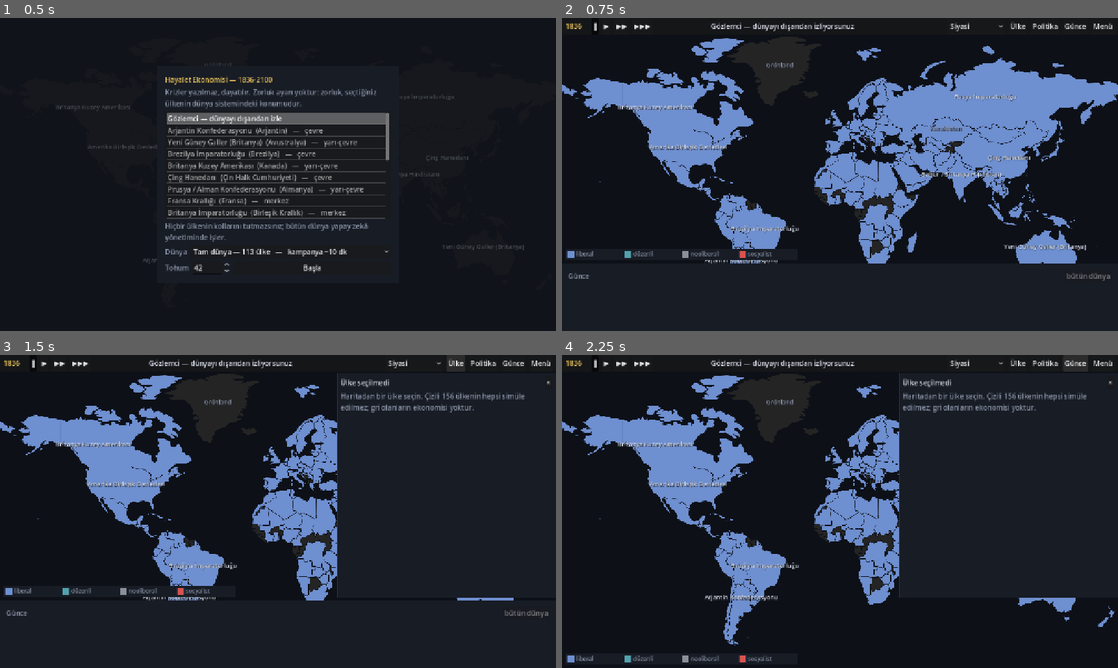
Above: before the commit, frames 1-4 (two rows, left to right).
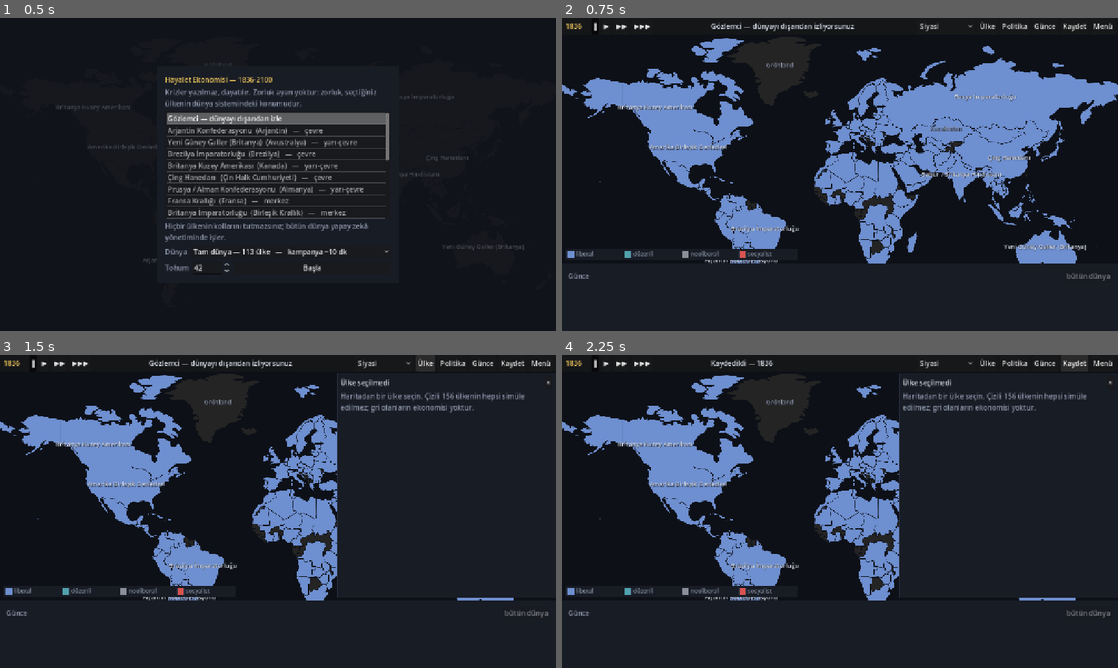
Above: after the commit, the same moments.

Repository: armand8607/hayalet-ekonomisi
Game: Godot game, scene res://scenes/Main.tscn
Two runs of this game, one before a commit and one after it. Both use one fixed random seed, a clock stepped at 60 frames per second and the inputs below.
Inputs (mouse positions are in pixels of both pictures, inside the frame that each line leads up to):
- Up to frame 1 (0.5 s): no input
- Up to frame 2 (0.75 s): click "Başla" at 0.5 s
- Up to frame 3 (1.5 s): click "Ülke" at 1.25 s
- Up to frame 4 (2.25 s): click (1073, 364) at 2 s, where only the run after the commit has a clickable "Kaydet"

Frame 1 is identical in both runs. In frame 2, 0.3% of the frame differs, in the area x 64-95%, y 1-5%; in frame 3, 0.3%; in frame 4, 2.2%, in the area x 0-100%, y 1-99%.

Commit message:
B7d: save and load, checked by looking at the future
The last item on B7a's own list of gaps. A campaign is 264 years and runs
about ten minutes at full roster on a desktop; a session should not have to
finish in one sitting.

The world is rebuilt the ordinary way -- `Harita.dunya_kur()` with the codes
and seed from the save -- and the state is then written over it. Reconstructing
the object graph by hand (113 countries by crisis core by four layers by two
RNGs) would be long and brittle: one forgotten field and loading quietly
produces a different world rather than an error. Fields are walked with
`get_property_list()` for the same reason -- a hand-written list goes stale the
moment the engine gains a field, and the failure is invisible.

RNG state is saved, and the gate checks it by looking past the load. "The
world matches after loading" is not enough on its own: with the RNG state
dropped it still matches at that instant, because an RNG only speaks on the
next tick. So the gate drives both worlds ten more years after loading and
requires them to stay field-for-field identical. A single unsaved MT19937 word
would show up there.

The format is binary rather than JSON. The history store alone is 113 x 264 x
19 floats at full roster, and JSON would render every one of them as decimal
text; measured, the whole save is 130 KB for 6 countries over 40 years and
560 KB for 24 over 45. `save.json` stays small and human-readable for settings
and run summaries -- putting both in one file would make the small one hostage
to the large. `Save` remains the only thing that touches `user://`; `Kayit`
produces a dictionary and nothing else.

The disk path is gated separately, because a dictionary round-trip does not
prove a file round-trip: a format mismatch between `store_var` and `get_var`,
a permissions failure, or a half-written file only shows up there. That check
cleans up after itself. A corrupt or future-versioned save is refused and
leaves the open session untouched, the same rule `Save` has had since v4.4.

In the UI: a Kaydet button that pauses first, since serialising takes a tick
and the save would otherwise be a week behind the screen, and a "Kayıttan
devam et" button that appears in the menu only when a save exists.

Co-Authored-By: Claude Opus 5 <noreply@anthropic.com>
Claude-Session: https://claude.ai/code/session_01W8r2ZMbQoFcwcBWhy6ZgjA

Diff:
--- a/godot/scripts/main.gd
+++ b/godot/scripts/main.gd
@@ -83,6 +83,20 @@
 				# Oyun kabugu (B7): oturum, gecmis, gunce ve oyuncu kollari.
 				# En sert kademesi kabugun motoru DEGISTIRMEDIGI.
 				cikis = OyunTesti.kos()
+			_ when a.begins_with("--v2-kayit-yaz"):
+				# --v2-kayit-yaz[=YIL[:KOD[:kadro]]] -- kisa bir oturum kosup
+				# `user://`ye kaydeder. Tani kapisi: menudeki "devam et"
+				# dugmesinin gorunur oldugunu ELDEN sinamanin yolu.
+				var ky := a.get_slice("=", 1) if a.contains("=") else ""
+				var o := Oyun.new()
+				o.kur(ky.get_slice(":", 1) if ky.count(":") >= 1 else "TUR", 42,
+						Harita.oyun_kodlar(
+								int(ky.get_slice(":", 2)) if ky.count(":") >= 2
+								else 24))
+				o.ilerle((int(ky.get_slice(":", 0)) if ky != "" else 40)
+						* Oyun.YILDA_TIK)
+				print("kayit yazildi: %s (yil %d)"
+						% [Save.oturum_yaz(o.sozluge()), o.takvim_yili()])
 			"--v2-aktor-tarama":
 				# B7b kalibrasyonu: olcek x tavan. Tani kapisi.
 				cikis = OyunTesti.aktor_tarama()
@@ -286,7 +300,23 @@
 	var m := OyunMenusu.new()
 	m.kosu_istendi.connect(func(kod: String, tohum: int, kadro: int) -> void:
 		_v2_oyna(kod, tohum, 0, kadro))
+	m.devam_istendi.connect(_v2_devam)
 	add_child(m)
+
+
+## Kayittan devam. BASARISIZSA MENUDE KALIR: bozuk bir kayit oyuncuyu bos bir
+## ekrana dusurmemeli.
+func _v2_devam() -> void:
+	var c := Save.oturum_oku()
+	var o := Oyun.new()
+	if c.is_empty() or not o.sozlukten(c):
+		push_warning("Kayit yuklenemedi; menude kaliniyor.")
+		return
+	_ekrani_temizle()
+	var e := OyunEkrani.new()
+	e.menuye_don.connect(_v2_menuyu_ac)
+	add_child(e)
+	e.kur(o)
 
 
 ## v2 oyun ekranini kurar ve istege bagli olarak `yil` kadar ilerletir.
--- a/godot/scripts/save_service.gd
+++ b/godot/scripts/save_service.gd
@@ -74,6 +74,66 @@
 		push_warning("Kayit yerine tasinamadi.")
 
 
+# ===========================================================================
+# IKILI KAYIT (v2 oturumu, B7d)
+# ===========================================================================
+#
+# AYRI DOSYA, ve JSON DEGIL. v2'nin oturum kaydi tam kadroda birkac megabayt
+# tutar ve neredeyse tamami kayan nokta dizisidir; JSON'a yazilirsa her sayi
+# ondalik metne cevrilir, dosya birkac katina cikar ve okumak yavaslar.
+# `var_to_bytes` ayni veriyi ikili tutar.
+#
+# `save.json` ise KUCUK ve INSAN OKUR kalir -- ayarlar ve kosu ozetleri orada.
+# Ikisini ayni dosyaya koymak kucuk olani buyugun rehinesi yapardi.
+#
+# Bu blok `user://`ye erisen TEK yer olma kuralini bozmaz, tersine korur:
+# v2 dosya sistemine hic dokunmaz, yalnizca sozluk uretir.
+
+const OTURUM_YOL := "user://v2_oturum.sav"
+
+
+func oturum_var() -> bool:
+	return FileAccess.file_exists(OTURUM_YOL)
+
+
+## Atomik: once gecici dosyaya, sonra yerine. Yazarken kapanan bir oyun
+## mevcut kaydi bozmasin.
+func oturum_yaz(veri: Dictionary) -> bool:
+	var gecici := OTURUM_YOL + ".tmp"
+	var f := FileAccess.open(gecici, FileAccess.WRITE)
+	if f == null:
+		push_warning("Oturum kaydi yazilamadi: " + gecici)
+		return false
+	f.store_var(veri, true)
+	f.close()
+	if DirAccess.rename_absolute(gecici, OTURUM_YOL) != OK:
+		push_warning("Oturum kaydi yerine tasinamadi.")
+		return false
+	return true
+
+
+## Bos sozluk = kayit yok ya da okunamadi. HICBIR KOSULDA OLUMCUL DEGIL:
+## bozuk bir kayit oyunu acilmaz yapmamali.
+func oturum_oku() -> Dictionary:
+	if not oturum_var():
+		return {}
+	var f := FileAccess.open(OTURUM_YOL, FileAccess.READ)
+	if f == null:
+		push_warning("Oturum kaydi acilamadi.")
+		return {}
+	var v: Variant = f.get_var(true)
+	f.close()
+	if typeof(v) != TYPE_DICTIONARY:
+		push_warning("Oturum kaydi bozuk; yok sayiliyor.")
+		return {}
+	return v
+
+
+func oturum_sil() -> void:
+	if oturum_var():
+		DirAccess.remove_absolute(OTURUM_YOL)
+
+
 func al(anahtar: String, varsayilan_deger = null):
 	return _veri.get(anahtar, varsayilan_deger)
 
--- a/godot/scripts/v2/harness/oyun_testi.gd
+++ b/godot/scripts/v2/harness/oyun_testi.gd
@@ -425,9 +425,110 @@
 	print("\n--- 8. B7c: bloklar ve ad takvimi ---")
 	_sunum_kademesi(aktorlu)
 
+	# -----------------------------------------------------------------
+	print("\n--- 9. B7d: kayit / yukleme ---")
+	_kayit_kademesi()
+
 	print("\n" + "-".repeat(70))
 	print("SONUC: %d gecti, %d kaldi" % [_gecen, _kalan])
 	return 0 if _kalan == 0 else 1
+
+
+## B7d -- oturum serilestirmesi.
+##
+## EN SERT DENETIM GELECEGE BAKAR. "Yukleme sonrasi dunya ayni" YETMEZ:
+## RNG durumu kaydedilmemis olsa bile o an ayni gorunur, cunku RNG bir SONRAKI
+## tikte konusur. Bu yuzden iki dunya yuklemeden SONRA birlikte surulur ve
+## hala ayni olmalari beklenir -- kaydedilmemis tek bir MT19937 kelimesi
+## burada ortaya cikar.
+static func _kayit_kademesi() -> void:
+	var kodlar := Harita.kapi_kodlar(6)
+	var a := Oyun.new()
+	a.kur(kodlar[0], 42, kodlar)
+	a.taktik_ayarla("t_milliyetcilik", 0.35)
+	a.yukseltme_payi_ayarla(0.55)
+	a.ilerle(40 * Oyun.YILDA_TIK)
+
+	var c := a.sozluge()
+
+	# IKILI BICIM GERCEKTEN CALISIYOR mu: sozluk `var_to_bytes` ile gidip
+	# gelmeli, yoksa diske yazilamaz.
+	var ham := var_to_bytes(c)
+	var geri: Variant = bytes_to_var(ham)
+	_dogrula(geri is Dictionary, "kayit ikili bicimde gidip geliyor",
+			"%.1f KB" % (ham.size() / 1024.0))
+
+	var b := Oyun.new()
+	var basarili := b.sozlukten(geri)
+	_dogrula(basarili, "kayit yuklendi")
+	if not basarili:
+		return
+
+	# (a) YUKLEME ANINDA alan alan ayni.
+	var fark := _dunya_farki(a.dunya, b.dunya)
+	_dogrula(fark == "", "yuklenen dunya kaydedilenle ALAN ALAN ayni",
+			"ilk ayrisma: " + fark if fark != "" else "")
+
+	_dogrula(a.tik() == b.tik() and a.oyuncu == b.oyuncu,
+			"tik ve oyuncu korundu", "%d / %d" % [b.tik(), b.oyuncu])
+	_dogrula(a.gecmis.ornek_sayisi() == b.gecmis.ornek_sayisi(),
+			"gecmis ornekleri korundu",
+			"%d ornek" % b.gecmis.ornek_sayisi())
+	_dogrula(a.gunce.girdiler.size() == b.gunce.girdiler.size()
+			and a.gunce.sayac.size() == b.gunce.sayac.size(),
+			"gunce korundu", "%d girdi" % b.gunce.girdiler.size())
+
+	# Gecmis SERISI de birebir olmali: sayilar degil sayi SAYISI korunmus
+	# olabilir ve grafik yine yanlis cizer.
+	var seri_a := a.gecmis.seri("r_yil", 0)
+	var seri_b := b.gecmis.seri("r_yil", 0)
+	var seri_ayni := seri_a.size() == seri_b.size()
+	if seri_ayni:
+		for k in range(seri_a.size()):
+			if not _f_ayni(seri_a[k], seri_b[k]):
+				seri_ayni = false
+				break
+	_dogrula(seri_ayni, "gecmis serisi birebir", "%d nokta" % seri_b.size())
+
+	# (b) ASIL DENETIM: ikisi birlikte surulunce hala ayni mi. RNG durumu
+	#     kaydedilmemis olsaydi (a) yine gecerdi ve bu DUSERDI.
+	var devam := 10 * Oyun.YILDA_TIK
+	a.ilerle(devam)
+	b.ilerle(devam)
+	var fark2 := _dunya_farki(a.dunya, b.dunya)
+	_dogrula(fark2 == "",
+			"%d yil DAHA surulunce hala ayni (RNG durumu korundu)"
+					% (devam / Oyun.YILDA_TIK),
+			"ilk ayrisma: " + fark2 if fark2 != "" else "")
+
+	# (c) BOZUK KAYIT OYUNU BOZMAZ. `Save`in v4.4 sozlesmesiyle ayni ilke:
+	#     hicbir kosulda olumcul degil.
+	var kotu := Oyun.new()
+	kotu.kur(kodlar[0], 42, kodlar)
+	var once_tik := kotu.tik()
+	_dogrula(not kotu.sozlukten({"surum": 999}),
+			"gelecekten gelen kayit REDDEDILIYOR")
+	_dogrula(kotu.tik() == once_tik and kotu.dunya != null,
+			"reddedilen kayit acik oturuma dokunmadi")
+
+	# (d) DISK YOLU. Sozluk yuvarlagi diskten gecmeyi KANITLAMAZ: `store_var`
+	#     ile `get_var` arasinda bir bicim farki, bir izin hatasi ya da yarim
+	#     yazilmis bir dosya ancak burada gorunur. Kapi kendi arkasini
+	#     temizler -- bir kapi kalici durum birakmamali.
+	var vardi := Save.oturum_var()
+	var yazildi := Save.oturum_yaz(c)
+	_dogrula(yazildi and Save.oturum_var(), "oturum diske yazildi")
+	var diskten := Save.oturum_oku()
+	var d := Oyun.new()
+	_dogrula(not diskten.is_empty() and d.sozlukten(diskten),
+			"oturum diskten okundu")
+	if not diskten.is_empty():
+		_dogrula(_dunya_farki(a.dunya, d.dunya) == "" or a.tik() != d.tik(),
+				"diskten gelen dunya sozlukten gelenle tutarli",
+				"tik %d" % d.tik())
+	if not vardi:
+		Save.oturum_sil()
+		_dogrula(not Save.oturum_var(), "kapi kendi kaydini temizledi")
 
 
 ## B7b -- AI ulkeleri karanlik devletin kollarina KENDI krizlerine gore uzaniyor
--- a/godot/scripts/v2/oyun/gecmis.gd
+++ b/godot/scripts/v2/oyun/gecmis.gd
@@ -106,6 +106,25 @@
 	return yillar.size()
 
 
+## Duzlestirilmis sutunun kendisi. KAYIT ICIN: `seri()` ulke basina kopya
+## uretir, kayit ise sutunu oldugu gibi ister.
+func seri_ham(anahtar: String) -> PackedFloat64Array:
+	return _sutun.get(anahtar, PackedFloat64Array())
+
+
+## Kayittan geri yukler. `kur()` CAGRILDIKTAN SONRA cagrilir: metrik listesi
+## kayittan degil koddan gelir, yoksa eski bir kayit yeni bir metrigi
+## sessizce eksik birakirdi.
+func ham_yukle(p_yillar: PackedFloat64Array, sutunlar: Dictionary,
+		p_ulke_sayisi: int) -> void:
+	yillar = p_yillar.duplicate()
+	ulke_sayisi = p_ulke_sayisi
+	for m in metrikler:
+		var anahtar := String(m["anahtar"])
+		if sutunlar.has(anahtar):
+			_sutun[anahtar] = (sutunlar[anahtar] as PackedFloat64Array).duplicate()
+
+
 ## Son ornegin degeri; ornek yoksa `NAN`. Panel "su anki deger"i buradan
 ## okur, motordan DEGIL: iki kaynak arasinda bir tik kaymasi olsun istemiyoruz.
 func son(anahtar: String, ulke: int) -> float:
--- /dev/null
+++ b/godot/scripts/v2/oyun/kayit.gd
@@ -0,0 +1,198 @@
+class_name Kayit
+extends RefCounted
+
+## B7d -- oturumun serilestirilmesi.
+##
+## ------------------------------------------------------------------------
+## ISKELET NORMAL YOLDAN KURULUR, USTUNE DURUM YAZILIR
+## ------------------------------------------------------------------------
+## Nesne grafigini (113 ulke x kriz cekirdegi x dort katman x iki RNG) elle
+## yeniden insa etmek hem uzun hem kirilgan olurdu: bir alan unutuldugunda
+## yukleme sessizce baska bir dunya uretirdi. Bunun yerine dunya
+## `Harita.dunya_kur()` ile HER ZAMANKI gibi kurulur -- kodlar ve tohum
+## kayittan gelir -- ve sonra butun durum uzerine yazilir. Boylece yeni bir
+## alan eklendiginde iskelet zaten dogru, geriye yalnizca alanin kopyalanmasi
+## kalir, o da alan listesinden OTOMATIK gelir.
+##
+## ------------------------------------------------------------------------
+## RNG DURUMU DA KAYDEDILIR, VE BU ZORUNLU
+## ------------------------------------------------------------------------
+## Uc ayri RNG var: her ulkenin cekirdeginde bir `PyRandom`, savas
+## katmaninda bir `PyRandom`, `Dunya`da bir `RandomNumberGenerator`. Yalnizca
+## tohumu kaydetmek YETMEZ -- tohum baslangici verir, oyuncu ise ortasindan
+## devam eder. Kaydedilmezse yuklenen oyun ayni dunyadan BASKA bir gelecege
+## gider, ve bu ekranda "kaydettigim yerden devam ettim" gibi gorunur.
+##
+## Kapi bunu iki kademede sinar: yukleme SONRASI dunya alan alan ayni mi, ve
+## ikisi N tik daha SURULDUKTEN sonra hala ayni mi. Ikincisi olmadan RNG
+## durumu sessizce kaybolabilir.
+##
+## ------------------------------------------------------------------------
+## BICIM: IKILI, JSON DEGIL
+## ------------------------------------------------------------------------
+## Tam kadroda gecmis deposu tek basina 113 x 264 x 19 = 566 000 kayan
+## noktadir. JSON'da her sayi ondalik metne cevrilir ve dosya on megabaytlari
+## bulur; `var_to_bytes` ayni veriyi ikili tutar. `Save` yine tek `user://`
+## kapisidir -- bu sinif dosya sistemine DOKUNMAZ, yalnizca sozluk uretir.
+
+const SURUM := 1
+
+## Serilestirilmeyen alanlar: ya nesnedir (ayri ele alinir) ya da
+## parametredir (kurulumdan gelir, kaydin isi degil).
+const ATLA := ["P", "rng", "mikro", "nufus", "mal", "karanlik", "savas",
+		"aktor", "ulkeler", "cekirdekler", "binalar"]
+
+
+# ===========================================================================
+# GENEL NESNE SERILESTIRME
+# ===========================================================================
+
+## Bir nesnenin butun SCRIPT alanlarini sozluge yazar.
+##
+## `get_property_list()` kullanilmasi bilincli: alan listesi ELLE tutulsaydi
+## motora eklenen her yeni alan kayitta sessizce eksik kalirdi -- ve eksik bir
+## alan, yuklenen oyunda "biraz farkli" bir dunya demektir, hata degil.
+static func nesne_sozluge(o: Object) -> Dictionary:
+	var c := {}
+	for pr in o.get_property_list():
+		if not (pr["usage"] & PROPERTY_USAGE_SCRIPT_VARIABLE):
+			continue
+		var ad: String = pr["name"]
+		if ATLA.has(ad):
+			continue
+		var v: Variant = o.get(ad)
+		if v is Object:
+			continue
+		c[ad] = v.duplicate(true) if (v is Array or v is Dictionary) else v
+	return c
+
+
+static func nesne_yukle(o: Object, c: Dictionary) -> void:
+	for ad in c.keys():
+		var v: Variant = c[ad]
+		o.set(String(ad), v.duplicate(true) if (v is Array or v is Dictionary)
+				else v)
+
+
+## MT19937 durumu: 624 kelime + indeks. Tohum DEGIL DURUM kaydedilir.
+static func rng_sozluge(r: PyRandom) -> Dictionary:
+	return {"mt": r._mt.duplicate(), "index": r._index}
+
+
+static func rng_yukle(r: PyRandom, c: Dictionary) -> void:
+	r._mt = (c["mt"] as PackedInt64Array).duplicate()
+	r._index = int(c["index"])
+
+
+# ===========================================================================
+# DUNYA
+# ===========================================================================
+
+static func dunya_sozluge(w: Dunya, kodlar: PackedStringArray,
+		tohum: int) -> Dictionary:
+	var ulkeler := []
+	var cekirdekler := []
+	for i in range(w.ulkeler.size()):
+		ulkeler.append(nesne_sozluge(w.ulkeler[i]))
+		cekirdekler.append(_cekirdek_sozluge(w.cekirdekler[i]))
+
+	var c := {
+		"surum": SURUM,
+		"kodlar": kodlar.duplicate(),
+		"tohum": tohum,
+		"dunya": nesne_sozluge(w),
+		"ulkeler": ulkeler,
+		"cekirdekler": cekirdekler,
+		"rng": {"seed": w.rng.seed, "state": w.rng.state},
+	}
+	if w.savas != null:
+		c["savas"] = nesne_sozluge(w.savas)
+		c["savas_rng"] = rng_sozluge(w.savas.rng)
+	if w.aktor != null:
+		c["aktor"] = nesne_sozluge(w.aktor)
+	return c
+
+
+static func _cekirdek_sozluge(k: KrizCekirdegi) -> Dictionary:
+	var c := {"cekirdek": nesne_sozluge(k), "rng": rng_sozluge(k.rng)}
+	if k.mikro != null:
+		c["mikro"] = nesne_sozluge(k.mikro)
+		var binalar := []
+		for b in k.mikro.binalar:
+			binalar.append(nesne_sozluge(b))
+		c["binalar"] = binalar
+	if k.nufus != null:
+		c["nufus"] = nesne_sozluge(k.nufus)
+	if k.mal != null:
+		c["mal"] = nesne_sozluge(k.mal)
+	if k.karanlik != null:
+		c["karanlik"] = nesne_sozluge(k.karanlik)
+	return c
+
+
+## Kayittan dunya kurar. `null` doner ve uyarir: bozuk bir kayit oyunu
+## acilmaz yapmamali (v4.4'un `Save` sozlesmesiyle ayni ilke).
+static func dunya_yukle(c: Dictionary) -> Dunya:
+	if int(c.get("surum", 0)) != SURUM:
+		push_warning("Kayit surumu uyusmuyor: %s" % str(c.get("surum")))
+		return null
+	var kodlar: PackedStringArray = c["kodlar"]
+	var w := Harita.dunya_kur(kodlar, int(c["tohum"]), Oyun.BAS_YIL)
+	if w.ulkeler.size() != (c["ulkeler"] as Array).size():
+		push_warning("Kayittaki ulke sayisi kadroyla uyusmuyor.")
+		return null
+
+	nesne_yukle(w, c["dunya"])
+	w.rng.seed = int(c["rng"]["seed"])
+	w.rng.state = int(c["rng"]["state"])
+
+	for i in range(w.ulkeler.size()):
+		nesne_yukle(w.ulkeler[i], (c["ulkeler"] as Array)[i])
+		_cekirdek_yukle(w.cekirdekler[i], (c["cekirdekler"] as Array)[i])
+
+	if w.savas != null and c.has("savas"):
+		nesne_yukle(w.savas, c["savas"])
+		rng_yukle(w.savas.rng, c["savas_rng"])
+	if w.aktor != null and c.has("aktor"):
+		nesne_yukle(w.aktor, c["aktor"])
+	return w
+
+
+static func _cekirdek_yukle(k: KrizCekirdegi, c: Dictionary) -> void:
+	nesne_yukle(k, c["cekirdek"])
+	rng_yukle(k.rng, c["rng"])
+	if k.mikro != null and c.has("mikro"):
+		nesne_yukle(k.mikro, c["mikro"])
+		# BINALAR SAYICA DEGISEBILIR mi? Su an hayir -- sektor basina bir bina
+		# kuruluyor ve yeni bina eklenmiyor. Yine de sayiya GUVENILMEZ:
+		# kayittaki sayi esas alinir, iskeletteki fazlalik kirpilir.
+		var kayitli: Array = c.get("binalar", [])
+		for b in range(mini(kayitli.size(), k.mikro.binalar.size())):
+			nesne_yukle(k.mikro.binalar[b], kayitli[b])
+	if k.nufus != null and c.has("nufus"):
+		nesne_yukle(k.nufus, c["nufus"])
+	if k.mal != null and c.has("mal"):
+		nesne_yukle(k.mal, c["mal"])
+	if k.karanlik != null and c.has("karanlik"):
+		nesne_yukle(k.karanlik, c["karanlik"])
+
+
+# ===========================================================================
+# OTURUM
+# ===========================================================================
+
+static func oturum_sozluge(o: Oyun, kodlar: PackedStringArray) -> Dictionary:
+	var gecmis := {"yillar": o.gecmis.yillar, "ulke_sayisi": o.gecmis.ulke_sayisi,
+			"sutun": {}}
+	for m in o.gecmis.metrikler:
+		var anahtar := String(m["anahtar"])
+		gecmis["sutun"][anahtar] = o.gecmis.seri_ham(anahtar)
+	return {
+		"surum": SURUM,
+		"dunya": dunya_sozluge(o.dunya, kodlar, o.tohum),
+		"oyuncu": o.oyuncu,
+		"tik": o.tik(),
+		"gecmis": gecmis,
+		"gunce": {"girdiler": o.gunce.girdiler.duplicate(true),
+				"sayac": o.gunce.sayac.duplicate(true)},
+	}
--- a/godot/scripts/v2/oyun/oyun.gd
+++ b/godot/scripts/v2/oyun/oyun.gd
@@ -138,6 +138,7 @@
 func kur(oyuncu_kod: String = "", p_tohum: int = 42,
 		kodlar: PackedStringArray = PackedStringArray()) -> void:
 	tohum = p_tohum
+	self.kodlar = kodlar.duplicate()
 	dunya = Harita.dunya_kur(kodlar, p_tohum, BAS_YIL)
 	oyuncu = -1
 	if oyuncu_kod != "":
@@ -158,11 +159,7 @@
 
 	_tik = 0
 	gecmis = Gecmis.new()
-	var hepsi: Array[Dictionary] = []
-	hepsi.append_array(CEKIRDEK_METRIKLER)
-	hepsi.append_array(KARANLIK_METRIKLER)
-	hepsi.append_array(EK_METRIKLER)
-	gecmis.kur(hepsi, dunya.ulkeler.size())
+	gecmis.kur(_metrik_listesi(), dunya.ulkeler.size())
 	# BASLANGIC SATIRI ALINMAZ, ve bu bir eksiklik degil duzeltme.
 	#
 	# Olculdu: `t=0`da orneklenirse `r_yil` 0.0 kaydedilir, cunku kar orani
@@ -178,6 +175,16 @@
 	gunce.kur(dunya)
 
 
+## Kaydedilen metriklerin tek listesi. Hem kurulum hem yukleme bunu okur;
+## ikisi ayri yerden okusaydi eski bir kayit yeni bir metrigi eksik birakirdi.
+static func _metrik_listesi() -> Array[Dictionary]:
+	var hepsi: Array[Dictionary] = []
+	hepsi.append_array(CEKIRDEK_METRIKLER)
+	hepsi.append_array(KARANLIK_METRIKLER)
+	hepsi.append_array(EK_METRIKLER)
+	return hepsi
+
+
 func _dunya_indeksi(kod: String) -> int:
 	for i in range(dunya.adlar.size()):
 		if dunya.adlar[i] == kod:
@@ -334,5 +341,49 @@
 	return dunya.aciklik[oyuncu]
 
 
+# ===========================================================================
+# KAYIT / YUKLEME (B7d)
+# ===========================================================================
+
+## Oturumun kadrosu -- kayit iskeleti bununla yeniden kurar.
+var kodlar: PackedStringArray = PackedStringArray()
+
+
+func sozluge() -> Dictionary:
+	return Kayit.oturum_sozluge(self, kodlar)
+
+
+## Kayittan oturum kurar. Basarisizsa `false` doner ve oturum DOKUNULMAZ
+## kalir -- bozuk bir kayit acik oyunu bozmamali.
+func sozlukten(c: Dictionary) -> bool:
+	if int(c.get("surum", 0)) != Kayit.SURUM:
+		push_warning("Kayit surumu uyusmuyor.")
+		return false
+	var w := Kayit.dunya_yukle(c["dunya"])
+	if w == null:
+		return false
+
+	dunya = w
+	kodlar = (c["dunya"]["kodlar"] as PackedStringArray).duplicate()
+	tohum = int(c["dunya"]["tohum"])
+	oyuncu = int(c["oyuncu"])
+	_tik = int(c["tik"])
+	if oyuncu >= 0:
+		dunya.cekirdekler[oyuncu].karanlik.otomatik = false
+		if dunya.aktor != null:
+			dunya.aktor.oyuncu = oyuncu
+
+	gecmis = Gecmis.new()
+	gecmis.kur(_metrik_listesi(), dunya.ulkeler.size())
+	gecmis.ham_yukle(c["gecmis"]["yillar"], c["gecmis"]["sutun"],
+			int(c["gecmis"]["ulke_sayisi"]))
+
+	gunce = Gunce.new()
+	gunce.kur(dunya)          # sayaclari o ANKI duruma esitler
+	gunce.girdiler = (c["gunce"]["girdiler"] as Array).duplicate(true)
+	gunce.sayac = (c["gunce"]["sayac"] as Dictionary).duplicate(true)
+	return true
+
+
 static func bicimle(v: float, bicim: String) -> String:
 	return HaritaModu.bicimle(v, bicim)
--- a/godot/scripts/v2/ui/oyun_ekrani.gd
+++ b/godot/scripts/v2/ui/oyun_ekrani.gd
@@ -106,6 +106,18 @@
 		_hiz_ayarla(0)
 
 
+## KAYDEDERKEN DURAKLATILIR. Serilestirme bir tik surer ve o sirada dunya
+## ilerleseydi kayit ile ekran arasinda bir haftalik fark olusurdu -- kucuk
+## ama "kaydettigim yer" iddiasini bozacak kadar.
+func _kaydet() -> void:
+	if oyun == null:
+		return
+	_hiz_ayarla(0)
+	var basarili := Save.oturum_yaz(oyun.sozluge())
+	_bilgi.text = ("Kaydedildi — %d" % oyun.takvim_yili() if basarili
+			else "KAYIT YAZILAMADI")
+
+
 func _hiz_ayarla(i: int) -> void:
 	_hiz = clampi(i, 0, HIZLAR.size() - 1)
 	_sayac = 0.0
@@ -189,6 +201,7 @@
 			["Günce", func() -> void:
 				_gunce_paneli.visible = not _gunce_paneli.visible
 				_bosluklari_guncelle()],
+			["Kaydet", func() -> void: _kaydet()],
 			["Menü", func() -> void: menuye_don.emit()]]:
 		var d := Button.new()
 		d.text = String(o[0])
--- a/godot/scripts/v2/ui/oyun_menusu.gd
+++ b/godot/scripts/v2/ui/oyun_menusu.gd
@@ -14,6 +14,7 @@
 ## anlatmasi gereken sey budur, bir yildiz derecesi degil.
 
 signal kosu_istendi(kod: String, tohum: int, kadro: int)
+signal devam_istendi
 
 ## KADRO SECENEKLERI. Maliyet B6'nin olctugu modelden geliyor
 ## (`ms/tik = 0.208*n + 0.00163*n^2`, `--v2-olcek-tarama`), yani etiketlerdeki
@@ -147,6 +148,15 @@
 	basla.size_flags_horizontal = Control.SIZE_EXPAND_FILL
 	basla.pressed.connect(_basla)
 	satir.add_child(basla)
+
+	# DEVAM DUGMESI YALNIZCA KAYIT VARSA. Her zaman gorunup tiklanamaz
+	# olsaydi "kayit var mi" sorusu ekranda cevaplanmazdi.
+	if Save.oturum_var():
+		var devam := Button.new()
+		devam.text = "Kayıttan devam et"
+		devam.size_flags_horizontal = Control.SIZE_EXPAND_FILL
+		devam.pressed.connect(func() -> void: devam_istendi.emit())
+		satir.add_child(devam)
 
 	_doldur()
 
Not shown, added: godot/scripts/v2/oyun/kayit.gd.uid
Not shown, changed: .github/workflows/v2-kapilar.yml
Not shown, changed: CLAUDE.md
Not shown, changed: docs/oyun_tasarimi_v2.md
